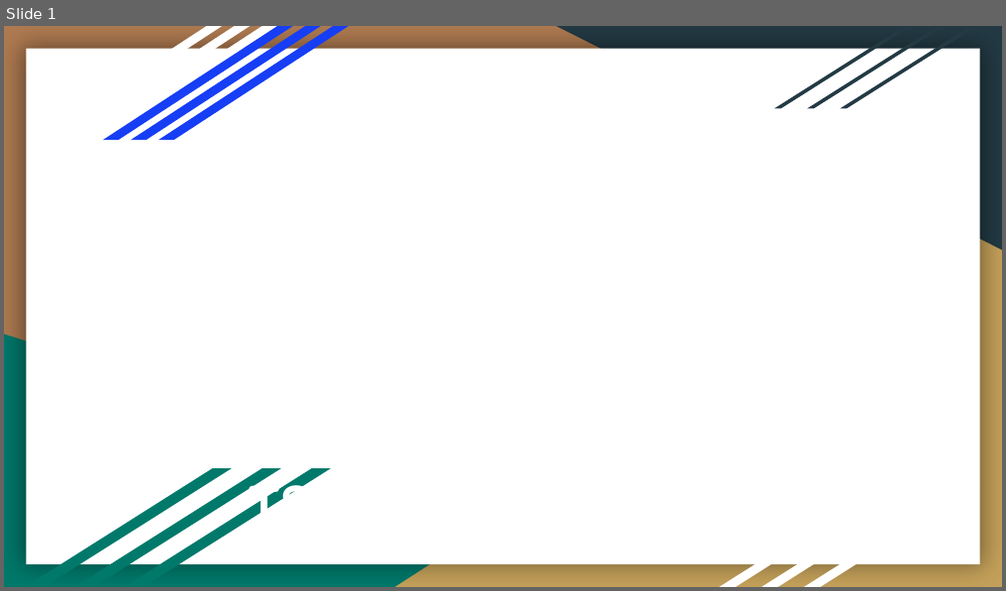
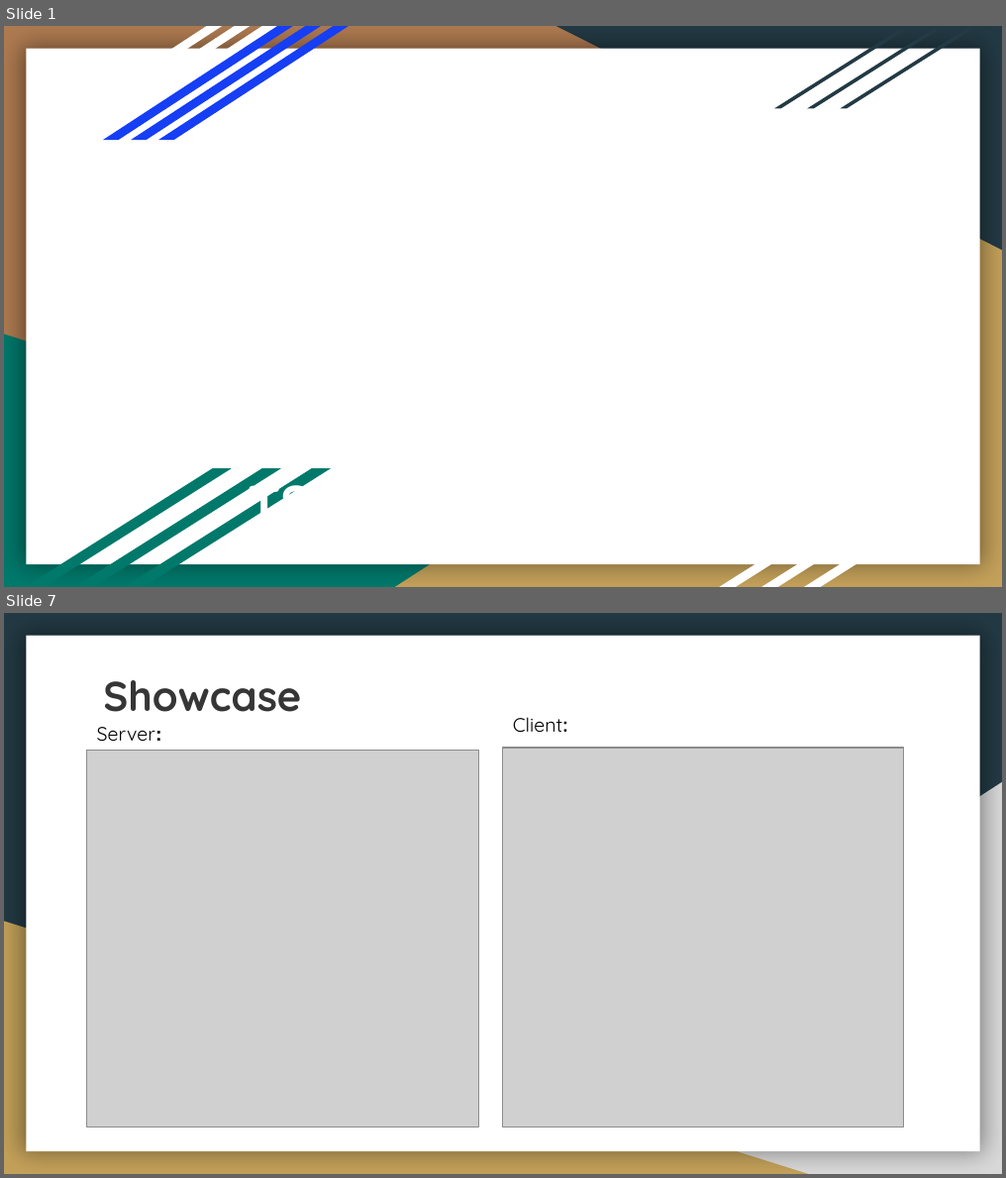
Before and after one commit to Lexa-Heda/TSA, a slide deck: TSA_Vortrag.pptx. Shown one above the other, each under a label of ours: slide 1 before the commit, slides 1 and 7 after it; the slides between them are not shown. The pictures are 1006x591 and 1006x1178 pixels, drawn with LibreOffice and Linux fonts; fonts in the diff are those of the drawing; grey boxes stand for pictures; background and template pictures are left out. Boxes give left, top, right and bottom in pixels: in the first picture for what was removed or moved away, otherwise in the second. Text is boxed around its words. In the diff, an @@ line names an element or a change of style, - is before the commit and + after.

```diff
--- a/TSA_Vortrag.pptx
+++ b/TSA_Vortrag.pptx
@@ slide 7 added at (x1=4, y1=613, x2=1002, y2=1174), background #233A44; not listed: 1 template element that a slide beside it also shows @@
@@ title added at (x1=103, y1=680, x2=301, y2=712), 30 pt, text #363636, bold @@
+Showcase
@@ text added at (x1=97, y1=727, x2=162, y2=742), 14 pt, text #000000 @@
+Server:
@@ text added at (x1=513, y1=717, x2=568, y2=733), 14 pt, text #000000 @@
+Client:
@@ picture added at (x1=87, y1=750, x2=479, y2=1127) @@
@@ picture added at (x1=503, y1=748, x2=903, y2=1127) @@
@@ right triangle added at (x1=395, y1=782, x2=1002, y2=1174), fill #D9D9D9 @@
@@ right triangle added at (x1=4, y1=921, x2=808, y2=1174), fill #C4A15A @@
```
Also in this commit, not shown: 7 slides changed, 1 slide removed, 2 other files.
